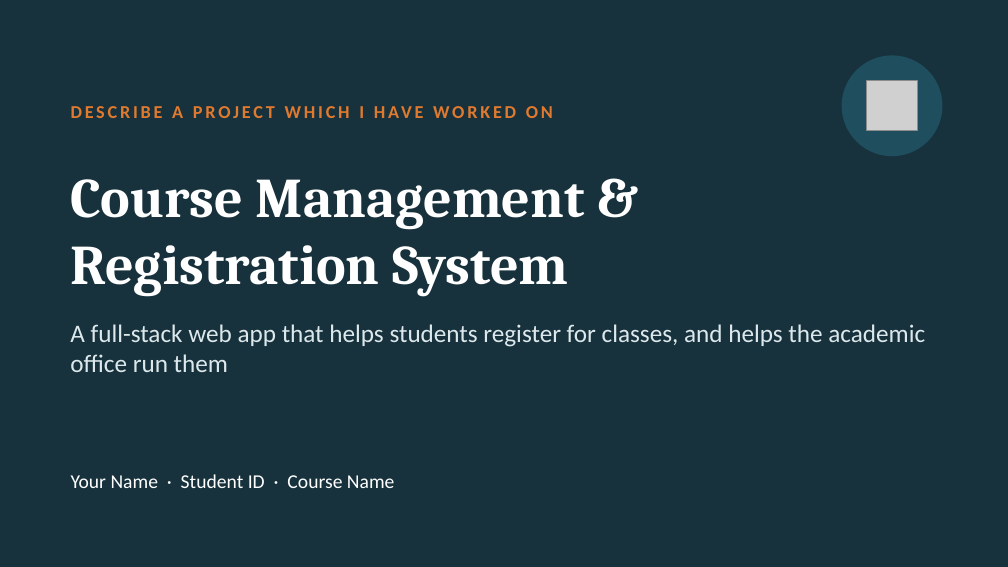
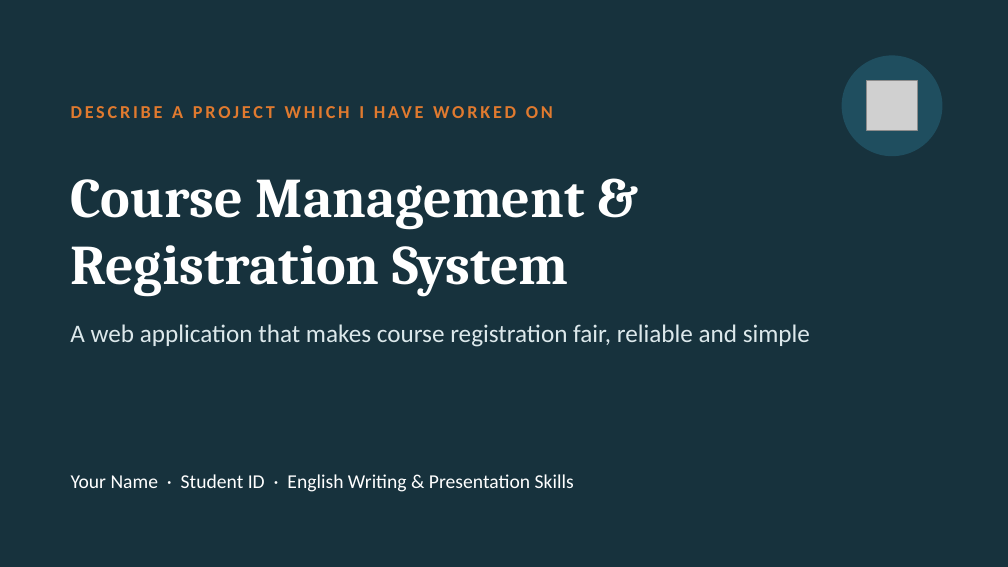
Before and after one commit to JustALog/Course-management-system, a slide deck: slide 1 of report/presentation.pptx. Drawn at 1008x567 pixels with LibreOffice and Linux fonts; fonts in the diff are those of the drawing; grey boxes stand for pictures. Boxes give left, top, right and bottom in pixels: in the first picture for what was removed or moved away, otherwise in the second. Text is boxed around its words. In the diff, an @@ line names an element or a change of style, - is before the commit and + after.

```diff
--- a/report/presentation.pptx
+++ b/report/presentation.pptx
@@ text at [70,324,810,347]: text changed @@
-A full-stack web app that helps students register for classes, and helps the academic office run them
+A web application that makes course registration fair, reliable and simple
@@ text at [71,474,574,492]: text changed @@
-Your Name · Student ID · Course Name
+Your Name · Student ID · English Writing & Presentation Skills
```
Also in this commit, not shown: 6 other slides changed, 2 slides added, 5 slides removed, 5 other files.
